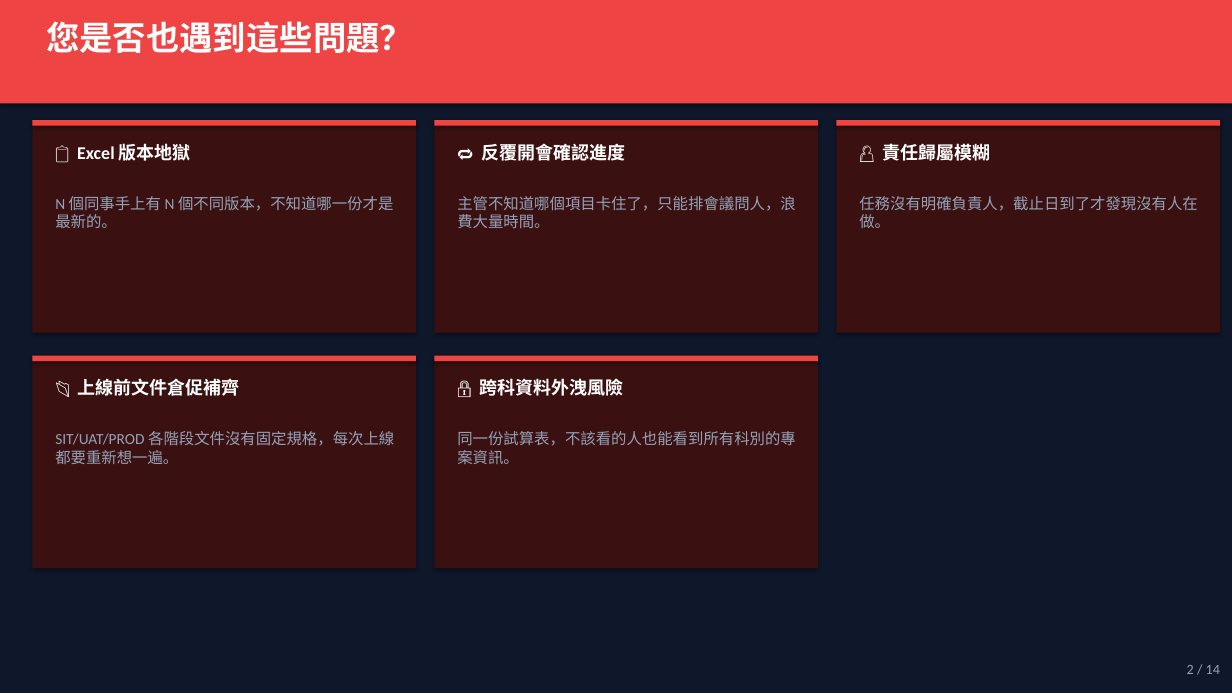
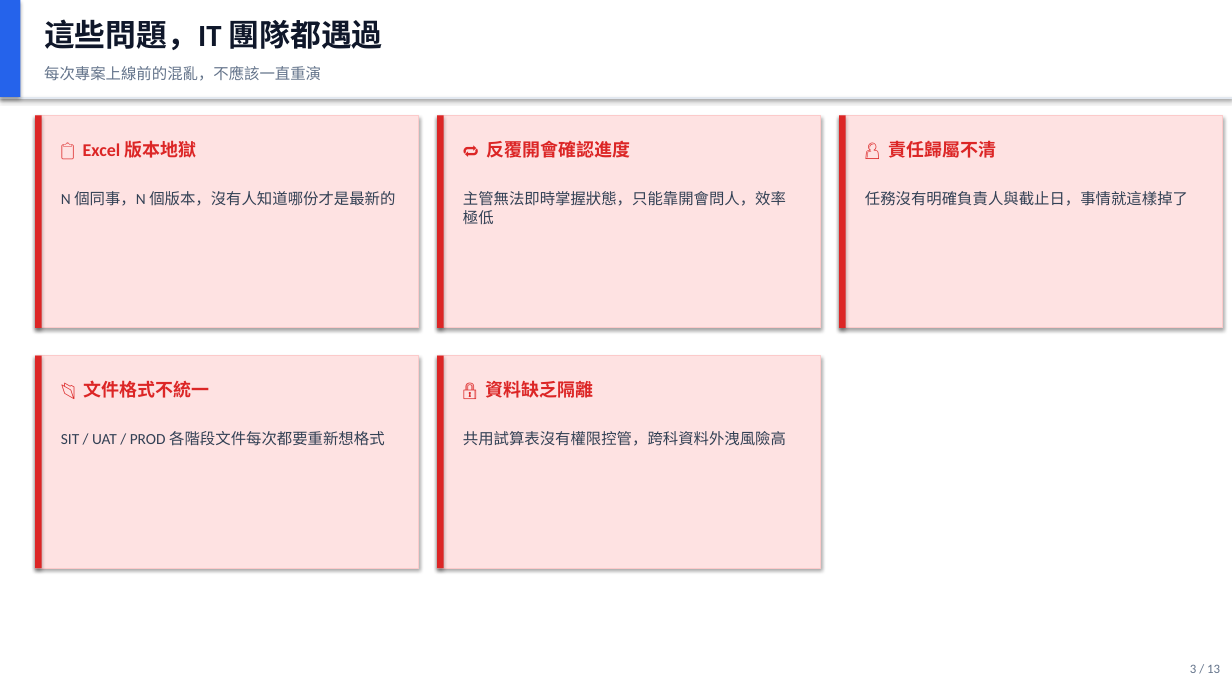
Before and after one commit to LinGaOscar/Spring-WbsScaff, a slide deck: slide 3 of docs/presentation.pptx (slide 2 before the commit). Drawn at 1232x693 pixels with LibreOffice and Linux fonts; fonts in the diff are those of the drawing. Boxes give left, top, right and bottom in pixels: in the first picture for what was removed or moved away, otherwise in the second. Text is boxed around its words. In the diff, an @@ line names an element or a change of style, - is before the commit and + after.

```diff
--- a/docs/presentation.pptx
+++ b/docs/presentation.pptx
@@ rectangle at (0, 0, 1232, 693): fill #0F172A to #FFFFFF @@
@@ rectangle: place and size @@
-rectangle at (0, 0, 1232, 104)
+rectangle at (0, 0, 1232, 97)
@@ rectangle at (0, 0, 1232, 97): fill #EF4444 to #FFFFFF @@
@@ rectangle added at (0, 0, 20, 97), fill #2563EB @@
@@ text at (44, 19, 383, 50): text changed; size 26 to 24 pt; text colour #FFFFFF to #0F172A @@
-您是否也遇到這些問題？
+這些問題，IT 團隊都遇過
@@ text added at (44, 66, 321, 81), 12 pt, text #64748B @@
+每次專案上線前的混亂，不應該一直重演
@@ rectangle added at (0, 97, 1232, 99), fill #E2E8F0 @@
@@ rectangle added at (35, 116, 42, 328), fill #DC2626 @@
@@ fill #3B1010 to #FEE2E2; outline none to #FCCACA 0.75 pt in 5 elements at (35, 356, 419, 568), (437, 356, 821, 568), (35, 116, 419, 328), (839, 116, 1223, 328), (437, 116, 821, 328) @@
@@ 3 rectangles: place and size @@
-3 rectangles at (32, 120, 1220, 333)
+3 rectangles at (35, 116, 1223, 328)
@@ rectangle added at (437, 116, 444, 328), fill #DC2626 @@
@@ rectangle added at (839, 116, 846, 328), fill #DC2626 @@
@@ rectangle removed at (32, 120, 416, 126) @@
@@ text "📋 Excel 版本地獄" at (83, 141, 196, 158): text colour #FFFFFF to #DC2626 @@
@@ rectangle removed at (434, 120, 818, 126) @@
@@ text "🔁 反覆開會確認進度" at (487, 141, 631, 158): text colour #FFFFFF to #DC2626 @@
@@ rectangle removed at (836, 120, 1220, 126) @@
@@ text at (888, 141, 996, 158): text changed; text colour #FFFFFF to #DC2626 @@
-👤 責任歸屬模糊
+👤 責任歸屬不清
@@ text at (61, 191, 395, 206): text changed; text colour #94A3B8 to #334155 @@
-N 個同事手上有 N 個不同版本，不知道哪一份才是最新的。
+N 個同事，N 個版本，沒有人知道哪份才是最新的
@@ text at (463, 191, 786, 224): text changed; text colour #94A3B8 to #334155 @@
-主管不知道哪個項目卡住了，只能排會議問人，浪費大量時間。
+主管無法即時掌握狀態，只能靠開會問人，效率極低
@@ text at (865, 191, 1188, 206): text changed; text colour #94A3B8 to #334155 @@
-任務沒有明確負責人，截止日到了才發現沒有人在做。
+任務沒有明確負責人與截止日，事情就這樣掉了
@@ rectangle removed at (32, 356, 416, 361) @@
@@ rectangle added at (35, 356, 42, 568), fill #DC2626 @@
@@ rectangle removed at (434, 356, 818, 361) @@
@@ rectangle added at (437, 356, 444, 568), fill #DC2626 @@
@@ text at (83, 380, 209, 398): text changed; text colour #FFFFFF to #DC2626 @@
-📂 上線前文件倉促補齊
+📂 文件格式不統一
@@ text added at (485, 381, 593, 398), 14 pt, text #DC2626, bold @@
+🔒 資料缺乏隔離
@@ text at (61, 431, 384, 446): text changed; text colour #94A3B8 to #334155 @@
-SIT/UAT/PROD 各階段文件沒有固定規格，每次上線都要重新想一遍。
+SIT / UAT / PROD 各階段文件每次都要重新想格式
@@ text removed at (457, 431, 796, 464) @@
-同一份試算表，不該看的人也能看到所有科別的專案資訊。
@@ text at (463, 431, 786, 446): text changed; size 14 to 12 pt; text colour #FFFFFF to #334155; bold off @@
-🔒 跨科資料外洩風險
+共用試算表沒有權限控管，跨科資料外洩風險高
@@ text at (1190, 664, 1220, 673): text changed; size 11 to 10 pt; text colour #94A3B8 to #64748B @@
-2 / 14
+3 / 13
```
Also in this commit, not shown: 6 other slides changed, 6 slides added, 7 slides removed, 1 other file.
